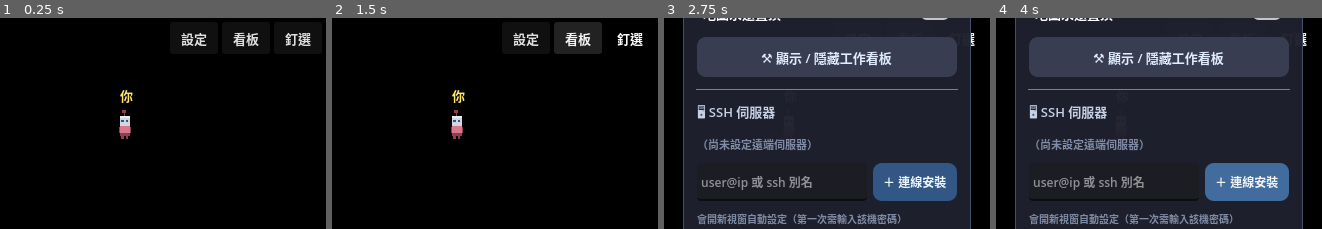
Above: before the commit, frames 1-4 (left to right).
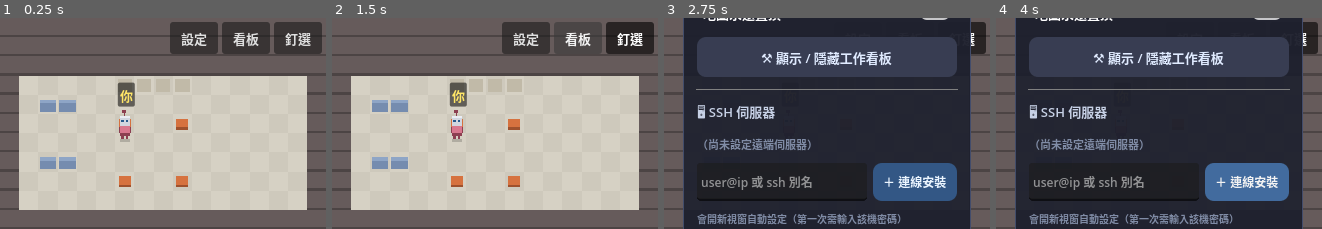
Above: after the commit, the same moments.

Repository: james10120/Deskbots
Game: Godot game, scene res://main.tscn
Same seed, same stepped clock (60 frames per second), same inputs: the game is played once before the commit and once after it.
Inputs:
- Up to frame 1 (0.25 s): no input
- Up to frame 2 (1.5 s): click "釘選" at 0.5 s; click "看板" at 1.25 s
- Up to frame 3 (2.75 s): click "設定" at 2 s
- Up to frame 4 (4 s): click "⚒ 顯示 / 隱藏工作看板" at 2.75 s; click "＋ 連線安裝" at 3.5 s

The runs differ from the first frame. In frame 1, 99% of the frame differs, in the area x 0-100%, y 0-100%; in frame 2, 99%; in frame 3, 12%; in frame 4, 12%.

Commit message:
修打包版黑屏：預烘 map_baked.json 進發行包 + 缺檔時內建預設佈局
Co-Authored-By: Claude Fable 5 <noreply@anthropic.com>

Diff:
--- a/godot/office_map.gd
+++ b/godot/office_map.gd
@@ -84,7 +84,8 @@
 	# 讀 bake_map.py 烘焙好的 map_baked.json，照圖層渲染整間辦公室
 	var f := FileAccess.open(Paths.TILED_DIR + "map_baked.json", FileAccess.READ)
 	if f == null:
-		push_error("找不到 map_baked.json，請先跑 bake_map.py")
+		push_warning("map_baked.json 不存在 → 使用內建預設佈局（不黑屏）")
+		_default_layout()
 		return
 	var m = JSON.parse_string(f.get_as_text())
 	f.close()
@@ -190,6 +191,30 @@
 	_build_astar(solid)
 
 
+func _default_layout() -> void:
+	# 連 map_baked.json 都沒有時的最終保險：一間 17×11 預設辦公室（程式生成畫風）。
+	# 永不黑屏；使用者跑過 bake_map.py（run_deskbots 會跑）後就改用正式佈局。
+	map_w = 17
+	map_h = 11
+	_seats = [
+		{"col": 6, "row": 5, "face": "down", "lounge": [2, 4], "wait": [6, 3]},
+		{"col": 9, "row": 5, "face": "down", "lounge": [3, 4], "wait": [9, 3]},
+		{"col": 6, "row": 8, "face": "up", "lounge": [2, 7], "wait": [7, 3]},
+		{"col": 9, "row": 8, "face": "up", "lounge": [3, 7], "wait": [8, 3]},
+	]
+	var solid := {}
+	for c in range(map_w):
+		solid[Vector2i(c, 0)] = true
+		solid[Vector2i(c, 1)] = true
+		solid[Vector2i(c, 2)] = true
+		solid[Vector2i(c, map_h - 1)] = true
+	for r in range(map_h):
+		solid[Vector2i(0, r)] = true
+		solid[Vector2i(map_w - 1, r)] = true
+	_paint_fallback(solid)
+	_build_astar(solid)
+
+
 func _paint_fallback(solid: Dictionary) -> void:
 	# 簡約平面風辦公室：合成一張整圖（地板棋盤/牆/家具塊 + 椅子/沙發/地墊提示）
 	var img := Image.create(map_w * TILE, map_h * TILE, false, Image.FORMAT_RGBA8)
Not shown, changed: app/package.ps1
